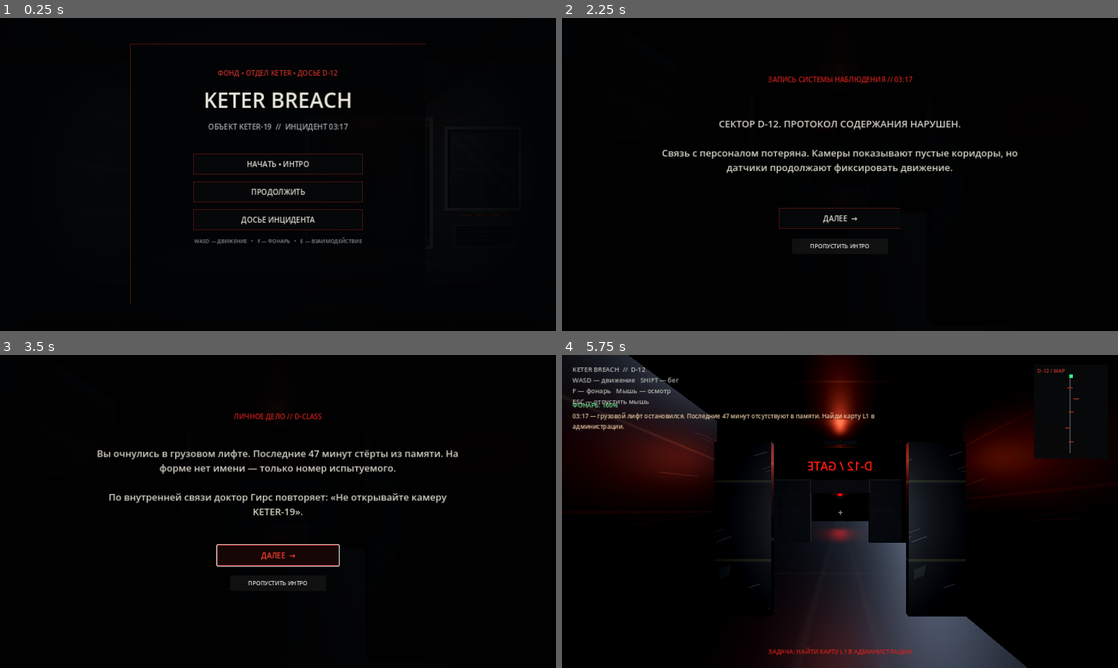
Above: before the commit, frames 1-4 (two rows, left to right).
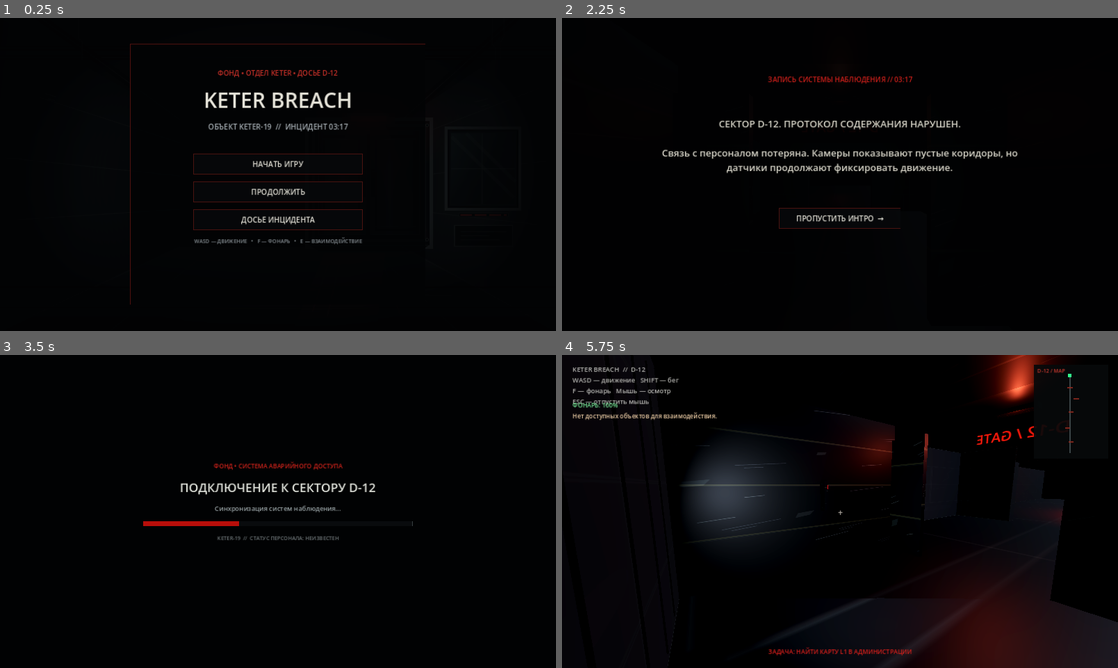
Above: after the commit, the same moments.

Repository: Keter-Breach/keter-breach.ru
Game: Godot game, scene res://scenes/main.tscn
Two runs of this game, one before a commit and one after it. Both use one fixed random seed, a clock stepped at 60 frames per second and the inputs below.
Inputs (mouse positions are in pixels of both pictures, inside the frame that each line leads up to):
- Up to frame 1 (0.25 s): no input
- Up to frame 2 (2.25 s): click "ДОСЬЕ ИНЦИДЕНТА" at 0.5 s; click "ВЕРНУТЬСЯ В МЕНЮ" at 1.25 s; click "НАЧАТЬ • ИНТРО" (after the commit: "НАЧАТЬ ИГРУ") at 2 s
- Up to frame 3 (3.5 s): click "ДАЛЕЕ →" (after the commit: "ПРОПУСТИТЬ ИНТРО →") at 2.75 s
- Up to frame 4 (5.75 s): click (840, 583) at 3.5 s, where only the run before the commit has a clickable "ПРОПУСТИТЬ ИНТРО"; tap Enter at 4.25, 4.35 s; move the mouse to (962, 495) at 4.27 s; hold D (move_right) 4.28-5.03 s; click (962, 495) at 4.42 s; tap Space at 4.52, 4.82, 5.27, 5.3, 5.57 s; tap E at 4.55, 5.1 s; move the mouse to (728, 527) at 5.02 s; hold S (move_back) from 5.03 s (still down)

The runs differ from the first frame. In frame 1, 0.2% of the frame differs, in the area x 44-56%, y 45-48%; in frame 2, 0.3%; in frame 3, 4.3%; in frame 4, 33%, in the area x 1-100%, y 0-100%.

Commit message:
Autoplay intro after starting game and refresh menu label

Diff:
--- a/godot-prototype/scripts/main.gd
+++ b/godot-prototype/scripts/main.gd
@@ -24,6 +24,7 @@
 var intro_root: Control
 var hud_layer: CanvasLayer
 var intro_page: int = 0
+var intro_tween: Tween
 var loading_root: Control
 var loading_progress: ProgressBar
 var loading_status: Label
@@ -209,7 +210,7 @@
 	if not game_started:
 		if event is InputEventKey and event.pressed and not event.echo and (event.keycode == KEY_ENTER or event.keycode == KEY_SPACE):
 			if intro_root != null and intro_root.visible:
-				_advance_intro()
+				_enter_game()
 		return
 	if event is InputEventKey and event.pressed and not event.echo and event.keycode == KEY_E:
 		_interact()
@@ -491,7 +492,7 @@
 	var spacer := Control.new()
 	spacer.custom_minimum_size.y = 18
 	column.add_child(spacer)
-	_add_menu_button(column, "НАЧАТЬ • ИНТРО", _start_intro)
+	_add_menu_button(column, "НАЧАТЬ ИГРУ", _start_intro)
 	_add_menu_button(column, "ПРОДОЛЖИТЬ", _continue_game)
 	_add_menu_button(column, "ДОСЬЕ ИНЦИДЕНТА", _show_dossier)
 	var footer := Label.new()
@@ -636,10 +637,27 @@
 	return style
 
 func _start_intro() -> void:
+	if intro_tween != null and intro_tween.is_running():
+		intro_tween.kill()
 	menu_root.visible = false
 	intro_root.visible = true
 	intro_page = 0
 	_update_intro_page()
+	var button := intro_root.find_child("IntroContinue", true, false) as Button
+	var skip_button := intro_root.find_child("IntroSkip", true, false) as Button
+	if button:
+		for connection in button.pressed.get_connections():
+			button.pressed.disconnect(connection.callable)
+		button.text = "ПРОПУСТИТЬ ИНТРО  →"
+		button.pressed.connect(_enter_game)
+	if skip_button:
+		skip_button.visible = false
+	# Each narrative card plays on its own; no manual input is needed.
+	intro_tween = create_tween()
+	intro_tween.set_pause_mode(Tween.TWEEN_PAUSE_PROCESS)
+	for page_index in range(3):
+		intro_tween.tween_interval(5.2)
+		intro_tween.tween_callback(_auto_advance_intro)
 
 func _update_intro_page() -> void:
 	var text_label := intro_root.find_child("IntroText", true, false) as Label
@@ -656,16 +674,26 @@
 	button.text = "ВОЙТИ В КОМПЛЕКС  →" if intro_page == pages.size() - 1 else "ДАЛЕЕ  →"
 
 func _advance_intro() -> void:
+	# Kept as a safe fallback for any legacy button connection.
+	_enter_game()
+
+func _auto_advance_intro() -> void:
+	if intro_root == null or not intro_root.visible:
+		return
 	if intro_page < 2:
 		intro_page += 1
 		_update_intro_page()
 	else:
+		intro_tween = null
 		_enter_game()
 
 func _continue_game() -> void:
 	_enter_game()
 
 func _show_dossier() -> void:
+	if intro_tween != null and intro_tween.is_running():
+		intro_tween.kill()
+	intro_tween = null
 	menu_root.visible = false
 	intro_root.visible = true
 	var header := intro_root.find_child("IntroHeader", true, false) as Label
@@ -682,6 +710,9 @@
 		skip_button.visible = false
 
 func _return_to_menu() -> void:
+	if intro_tween != null and intro_tween.is_running():
+		intro_tween.kill()
+	intro_tween = null
 	intro_root.visible = false
 	menu_root.visible = true
 	var button := intro_root.find_child("IntroContinue", true, false) as Button
@@ -698,6 +729,9 @@
 func _enter_game() -> void:
 	if loading_root == null or loading_root.visible:
 		return
+	if intro_tween != null and intro_tween.is_running():
+		intro_tween.kill()
+	intro_tween = null
 	menu_root.visible = false
 	intro_root.visible = false
 	loading_root.visible = true
